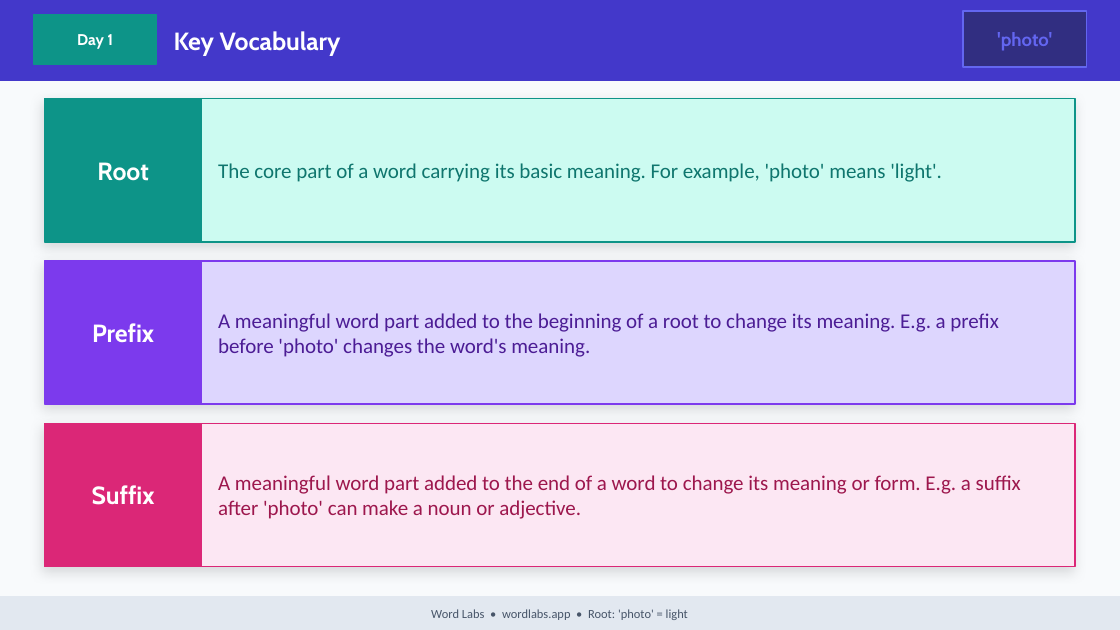
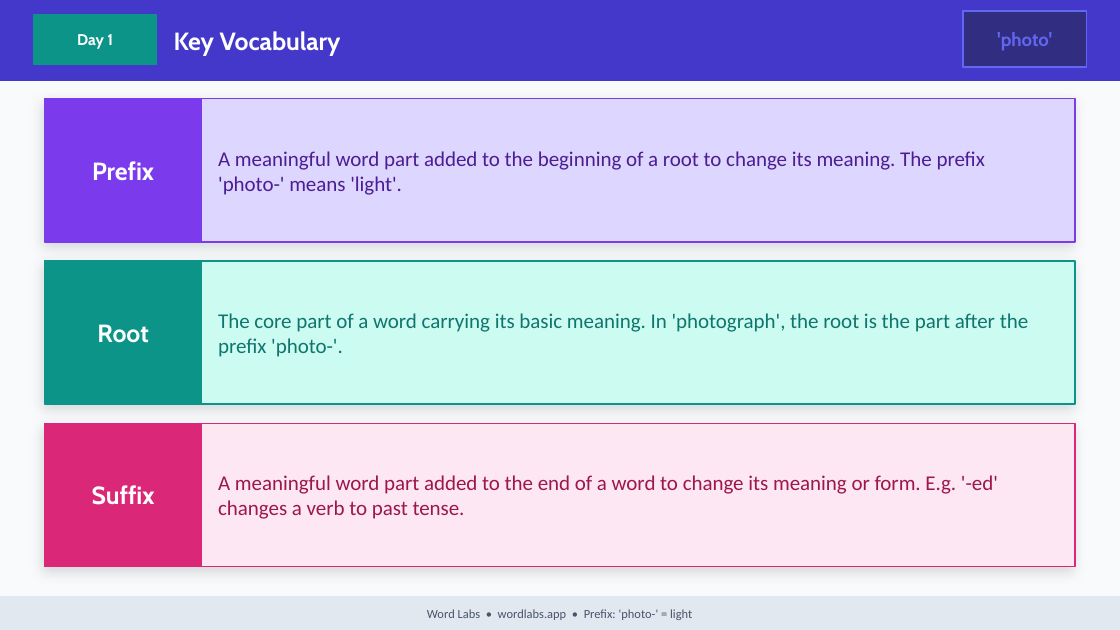
Before and after one commit to NickD135/morphology-builder, a slide deck: slide 4 of output/wordlabs-photo-3day.pptx. Drawn at 1120x630 pixels with LibreOffice and Linux fonts; fonts in the diff are those of the drawing. Boxes give left, top, right and bottom in pixels: in the first picture for what was removed or moved away, otherwise in the second. Text is boxed around its words. In the diff, an @@ line names an element or a change of style, - is before the commit and + after.

Commit message:
fix(deck-accuracy): type-override combining forms (tele/photo/chrono/horo as prefixes), skip non-morpheme 'remove'
tele(22)/photo(8)/chrono(6)/horo(3) were real prefixes mislisted as base decks — building them
as prefix content (keeping base filenames) generates them from existing words, zero new content.
remove=re+move is not a morpheme; skipped. 4 decks reclaimed free.

```diff
--- a/output/wordlabs-photo-3day.pptx
+++ b/output/wordlabs-photo-3day.pptx
@@ rectangle at [45,99,1075,242]: fill #CCFBF1 to #DDD6FE; outline #0D9488 1 pt to #7C3AED 1 pt @@
@@ rectangle at [45,99,202,242]: fill #0D9488 to #7C3AED; outline #0D9488 1 pt to #7C3AED 1 pt @@
@@ rectangle at [181,99,193,242]: fill #0D9488 to #7C3AED; outline #0D9488 1 pt to #7C3AED 1 pt @@
@@ text at [92,161,154,180]: text changed @@
-Root
+Prefix
@@ text at [218,151,985,195]: text changed; text colour #0F766E to #4C1D95 @@
-The core part of a word carrying its basic meaning. For example, 'photo' means 'light'.
+A meaningful word part added to the beginning of a root to change its meaning. The prefix 'photo-' means 'light'.
@@ rectangle at [45,261,1075,404]: fill #DDD6FE to #CCFBF1; outline #7C3AED 1 pt to #0D9488 1 pt @@
@@ rectangle at [45,261,202,404]: fill #7C3AED to #0D9488; outline #7C3AED 1 pt to #0D9488 1 pt @@
@@ rectangle at [181,261,193,404]: fill #7C3AED to #0D9488; outline #7C3AED 1 pt to #0D9488 1 pt @@
@@ text at [97,324,148,343]: text changed @@
-Prefix
+Root
@@ text at [218,313,1028,357]: text changed; text colour #4C1D95 to #0F766E @@
-A meaningful word part added to the beginning of a root to change its meaning. E.g. a prefix before 'photo' changes the word's meaning.
+The core part of a word carrying its basic meaning. In 'photograph', the root is the part after the prefix 'photo-'.
@@ text at [218,475,998,519]: text changed @@
-A meaningful word part added to the end of a word to change its meaning or form. E.g. a suffix after 'photo' can make a noun or adjective.
+A meaningful word part added to the end of a word to change its meaning or form. E.g. '-ed' changes a verb to past tense.
@@ text at [427,609,692,620]: text changed @@
-Word Labs • wordlabs.app • Root: 'photo' = light
+Word Labs • wordlabs.app • Prefix: 'photo-' = light
```
Also in this commit, not shown: 34 other slides changed, 6 other files.
